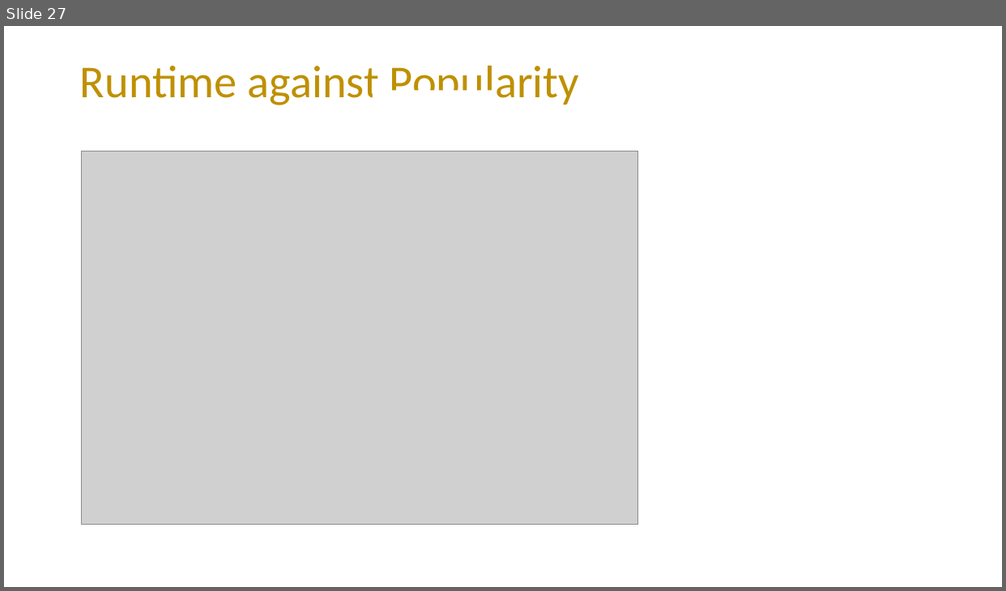
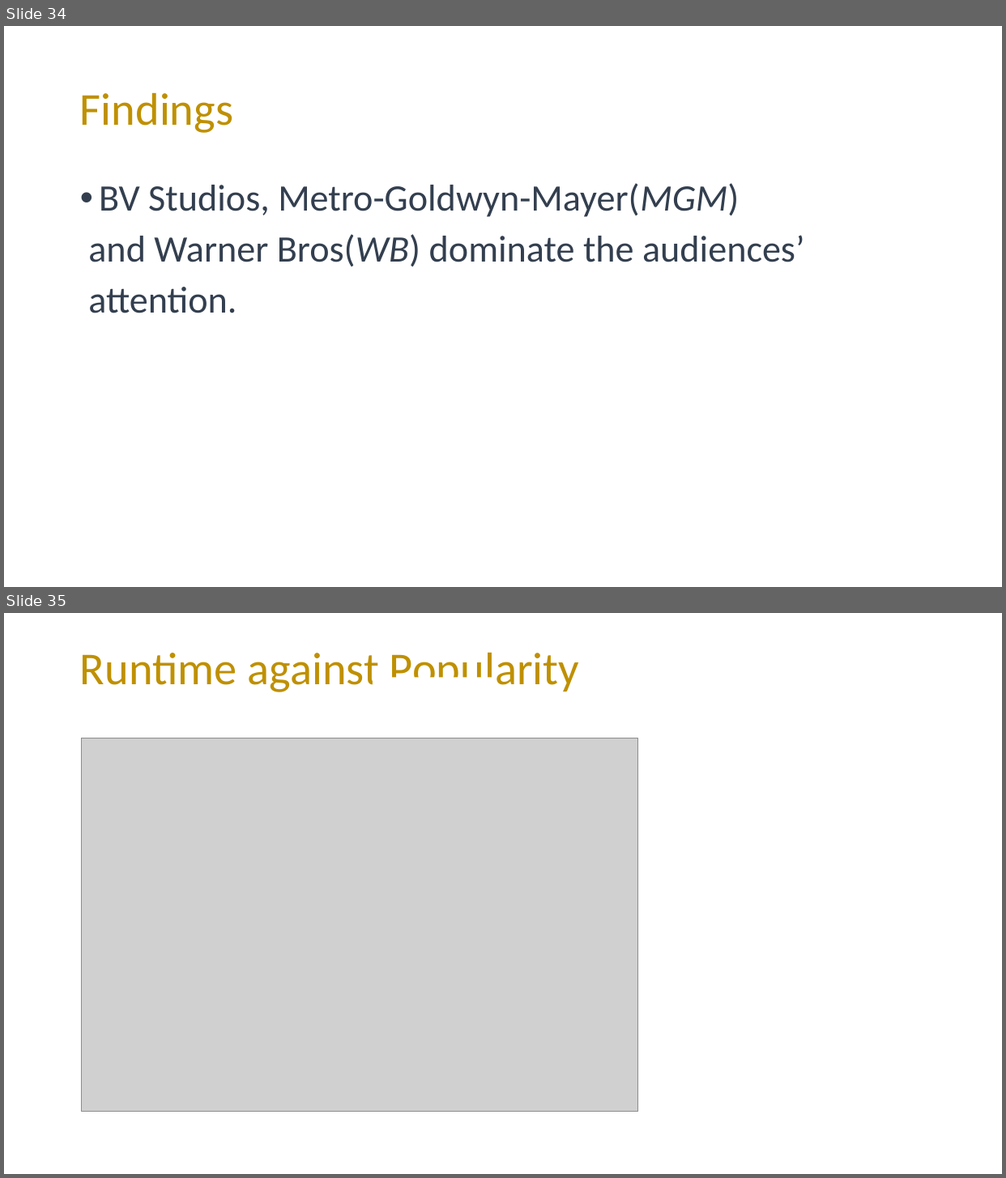
Before and after one commit to mading225/GROUP-6-PROJECT-, a slide deck: project.pptx. Shown one above the other, each under a label of ours: slide 27 before the commit, slides 34 and 35 after it. The pictures are 1006x591 and 1006x1178 pixels, drawn with LibreOffice and Linux fonts; fonts in the diff are those of the drawing; grey boxes stand for pictures. Boxes give left, top, right and bottom in pixels: in the first picture for what was removed or moved away, otherwise in the second. Text is boxed around its words. In the diff, an @@ line names an element or a change of style, - is before the commit and + after.

Commit message:
Add findings

```diff
--- a/project.pptx
+++ b/project.pptx
@@ slide 34 added at [4, 26, 1002, 587], background #FFFFFF @@
@@ title added at [80, 92, 233, 133], 44 pt, text #BF9000 @@
+Findings
@@ text added at [88, 183, 804, 314], 36 pt, text #333F50 @@
+• BV Studios, Metro-Goldwyn-Mayer(MGM)
+and Warner Bros(WB) dominate the audiences’
+attention.
@@ what was slide 27 is now slide 35 @@
```
Also in this commit, not shown: 7 slides changed, 10 other slides added.
